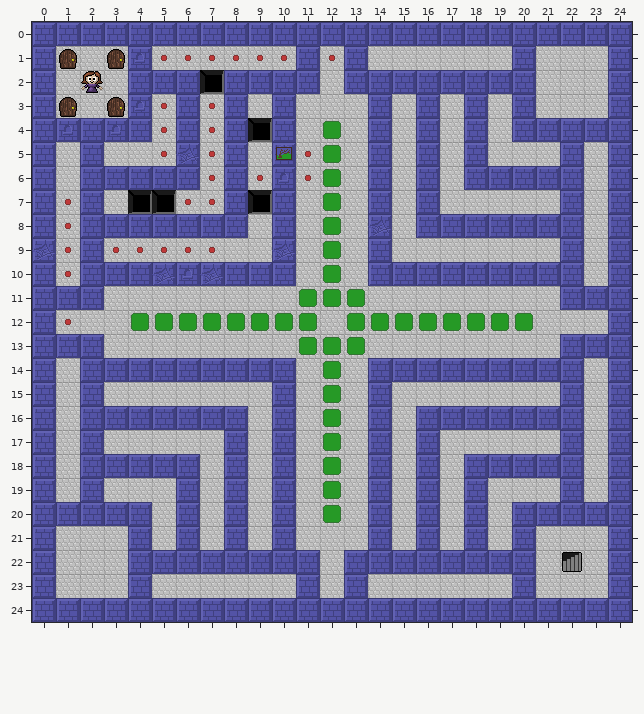
Tiled map: levels/test_level-4.tmx. That is the earlier state.
Cells are 24x24 px. Shown: x 0..24, y 0..24. Tiles whose own drawing changed are shown in their newer look in all pictures.
And afterwards:
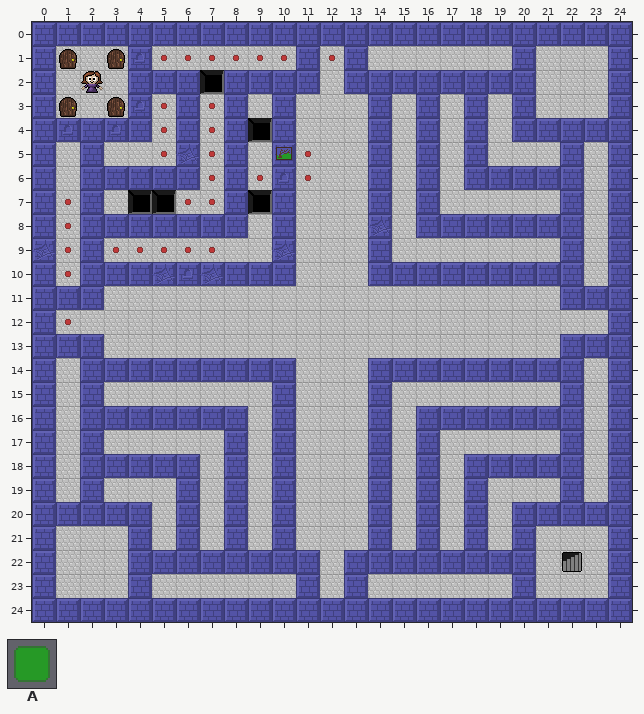
Key: from "Terrain": A 5 "rug".
_ is an empty cell.
The edit:
Layer "Decals":
The author cleared tile A in rows 4 to 10 at x 12; in row 11 at x 11 to 13; in row 12 at x 4 to 11 and 13 to 20; in row 13 at x 11 to 13; in rows 14 to 20 at x 12.
Changed places in both pictures, as pixel boxes (x1, y1, x2, y2):
removed: (131, 121, 533, 523)
